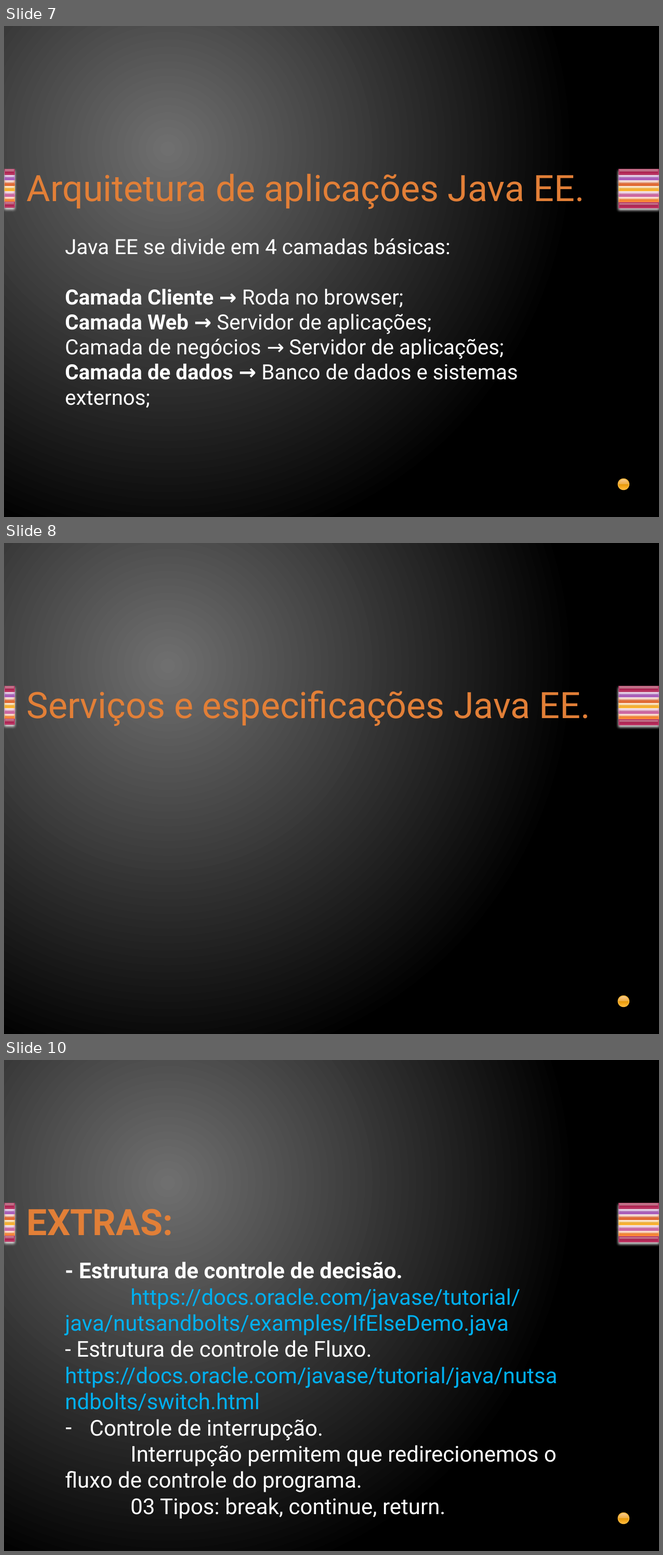
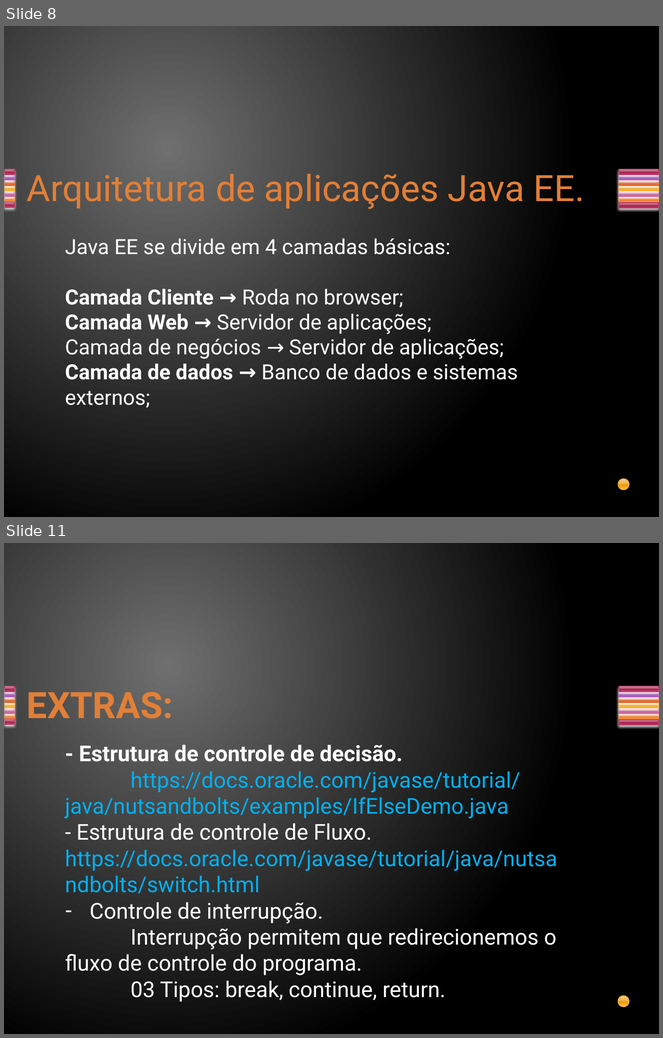
Before and after one commit to davirj9/javaAvancado, a slide deck: AulasAvancado/src/main/resources/br/com/Aula1/JavaEE.pptx. Shown one above the other, each under a label of ours: slides 7, 8 and 10 before the commit, slides 8 and 11 after it; the slides between them are not shown. The pictures are 663x1555 and 663x1038 pixels, drawn with LibreOffice and Linux fonts; fonts in the diff are those of the drawing. Boxes give left, top, right and bottom in pixels: in the first picture for what was removed or moved away, otherwise in the second. Text is boxed around its words. In the diff, an @@ line names an element or a change of style, - is before the commit and + after.

```diff
--- a/AulasAvancado/src/main/resources/br/com/Aula1/JavaEE.pptx
+++ b/AulasAvancado/src/main/resources/br/com/Aula1/JavaEE.pptx
@@ slide 8 removed at [4, 543, 659, 1034], background gradient #707070 to #000000; not listed: 15 template elements that a slide beside it also shows @@
@@ title removed at [27, 685, 591, 727] @@
-Serviços e especificações Java EE.
@@ what was slide 7 is now slide 8 @@
@@ what was slide 10 is now slide 11 @@
```
Also in this commit, not shown: 1 slide changed, 3 slides added, 1 other slide removed, 5 other files.
